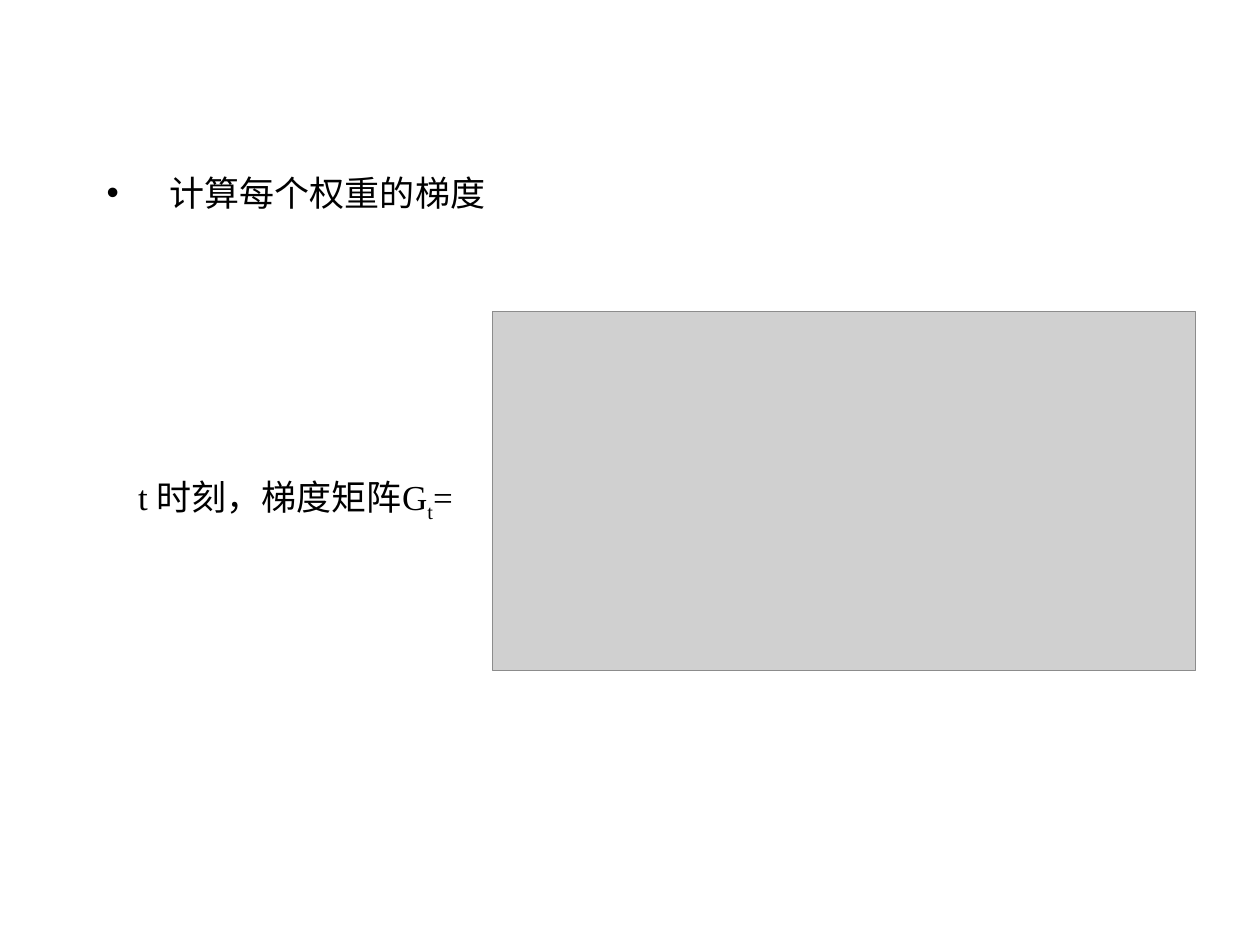
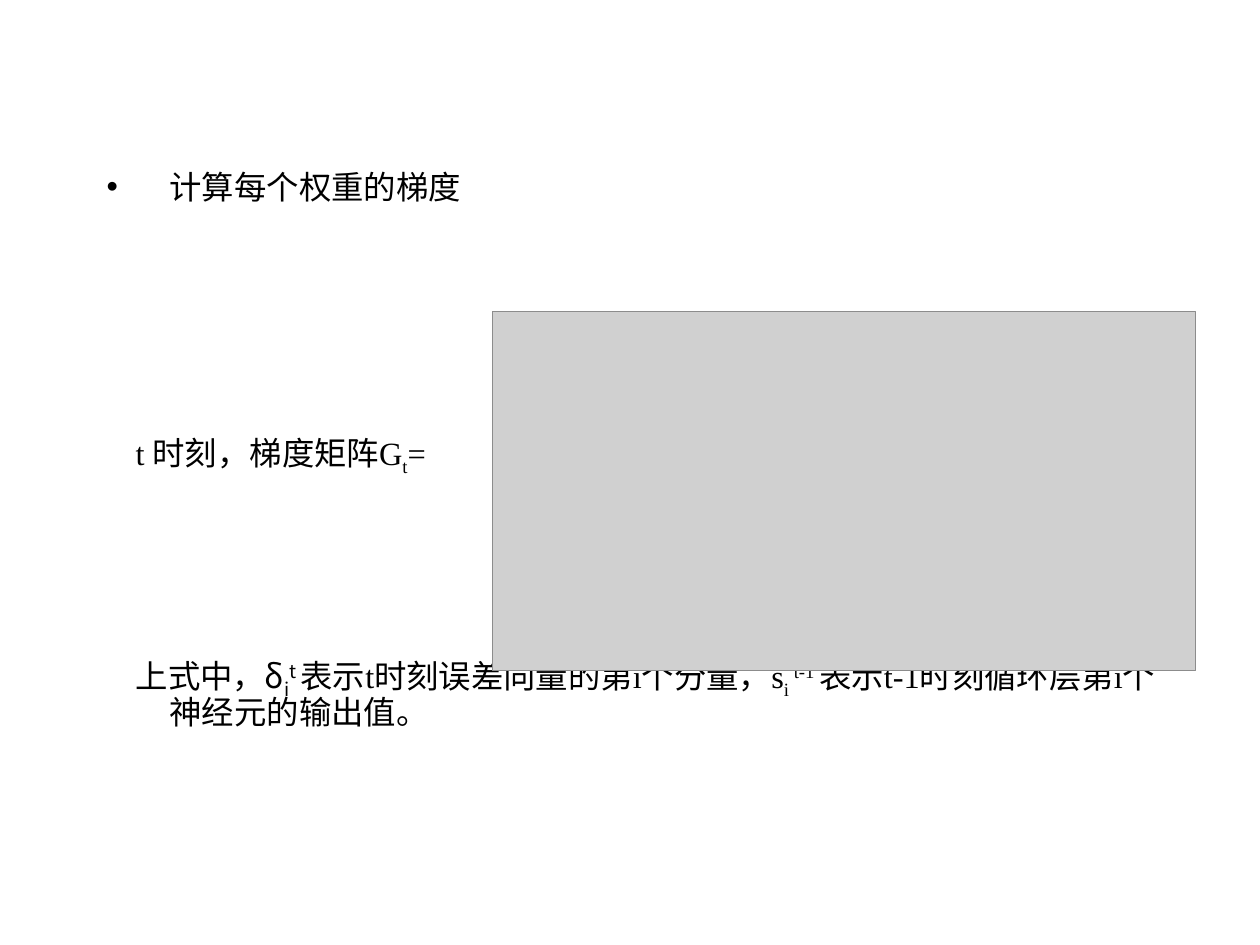
Before and after one commit to sunyisgithub/Git, a slide deck: slide 19 of 循环神经网络（Recurrent Neural Network）.ppt (slide 17 before the commit). Drawn at 1260x945 pixels with LibreOffice and Linux fonts; fonts in the diff are those of the drawing; grey boxes stand for pictures; background and template pictures are left out. Boxes give left, top, right and bottom in pixels: in the first picture for what was removed or moved away, otherwise in the second. Text is boxed around its words. In the diff, an @@ line names an element or a change of style, - is before the commit and + after.

Commit message:
循环神经网络3

```diff
--- a/循环神经网络（Recurrent Neural Network）.ppt
+++ b/循环神经网络（Recurrent Neural Network）.ppt
@@ text at (136, 171, 461, 469): size 20 to 18.5 pt in "计算每个权重的梯度", "t 时刻，梯度矩阵Gt="; line spacing 1 to 0.9 @@
@@ text at (136, 655, 1155, 727): paragraph added @@
+上式中，δit 表示t时刻误差向量的第i个分量，si t-1 表示t-1时刻循环层第i个神经元的输出值。
```
Also in this commit, not shown: 5 other slides changed, 5 slides added, 26 slides removed.
